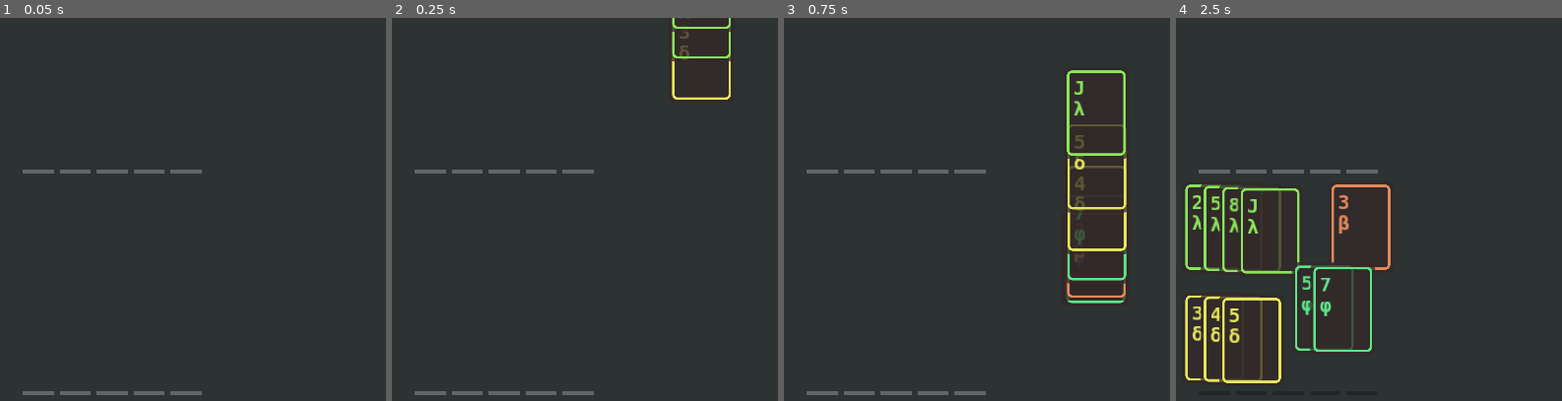
Above: before the commit, frames 1-4 (left to right).
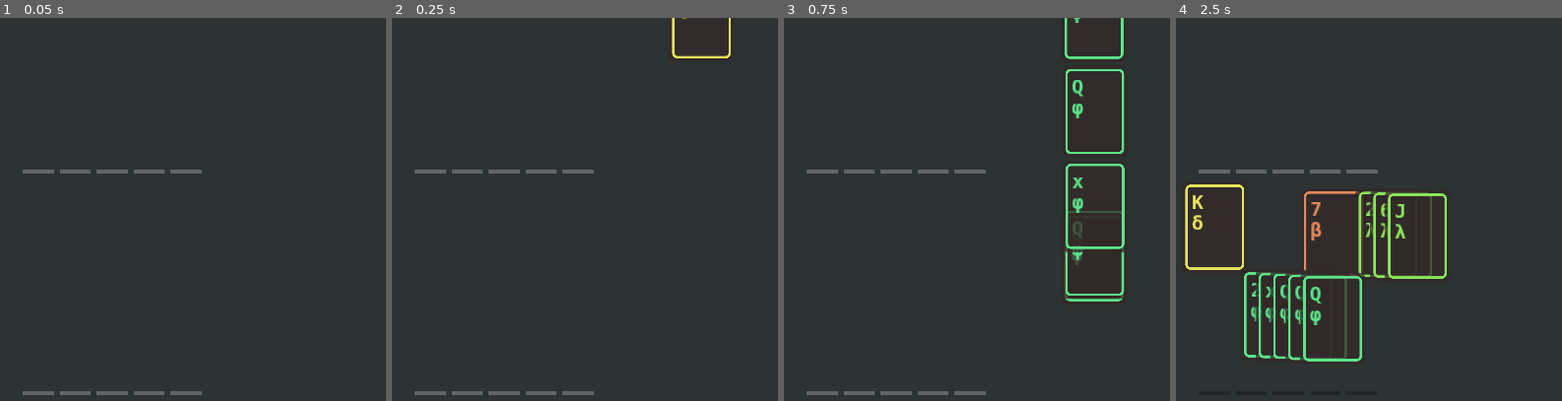
Above: after the commit, the same moments.

Repository: irisxerno/godot-cardinality-9
Game: Godot game, scene res://scene/Main.tscn
Two runs of this game, one before a commit and one after it. Both use one fixed random seed, a clock stepped at 60 frames per second and the inputs below.
Inputs (mouse positions are in pixels of both pictures, inside the frame that each line leads up to):
- Up to frame 1 (0.05 s): no input
- Up to frame 2 (0.25 s): no input
- Up to frame 3 (0.75 s): move the mouse to (outside the picture) at 0.52 s; click (outside the picture) at 0.67 s
- Up to frame 4 (2.5 s): move the mouse to (1233, 228) at 1.27 s; click (1233, 228) at 1.42 s; move the mouse to (1345, 228) at 2.02 s; click (1345, 228) at 2.17 s

Frame 1 is identical in both runs. In frame 2, 0.6% of the frame differs, in the area x 72-88%, y 0-22%; in frame 3, 3.6%; in frame 4, 8.9%, in the area x 2-71%, y 43-96%.

Commit message:
WorldGeneration\n\nnext up, Tabs/World/Background?/Enemies

Diff:
--- a/CardSort.gd
+++ /dev/null
@@ -1,6 +0,0 @@
-extends Node
-
-static func sort_by_value(a, b):
-	if a.value < b.value:
-		return true
-	return false
--- a/project.godot
+++ b/project.godot
@@ -17,7 +17,7 @@
 [autoload]
 
 Window="*res://Window.gd"
-CardSort="*res://CardSort.gd"
+Sort="*res://script/Sort.gd"
 
 [display]
 
--- a/scene/Main.tscn
+++ b/scene/Main.tscn
@@ -6,6 +6,7 @@
 [ext_resource path="res://script/Cards.gd" type="Script" id=4]
 [ext_resource path="res://scene/LevelBar.tscn" type="PackedScene" id=5]
 [ext_resource path="res://scene/Pulltab.tscn" type="PackedScene" id=6]
+[ext_resource path="res://script/WorldGeneration.gd" type="Script" id=7]
 [ext_resource path="res://script/Interface.gd" type="Script" id=8]
 
 [sub_resource type="StyleBoxFlat" id=1]
@@ -25,10 +26,6 @@
 __meta__ = {
 "_edit_lock_": true
 }
-
-[node name="StartGameController" parent="." instance=ExtResource( 3 )]
-visible = true
-quick = true
 
 [node name="Table" type="Node2D" parent="."]
 script = ExtResource( 2 )
@@ -86,10 +83,18 @@
 margin_right = 1831.68
 margin_bottom = 500.0
 
-[connection signal="add_card" from="StartGameController" to="Cards" method="add_card"]
-[connection signal="return_cards" from="StartGameController" to="Table/Deal" method="update_cols"]
+[node name="WorldGeneration" type="Node" parent="."]
+script = ExtResource( 7 )
+
+[node name="GameStartDealer" parent="." instance=ExtResource( 3 )]
+visible = true
+quick = true
+
 [connection signal="request_return_cards" from="Table/Offhand" to="Table/Deal" method="request_take_cards"]
 [connection signal="request_return_cards" from="Table/Deal" to="Table" method="_on_Deal_request_return_cards"]
 [connection signal="request_return_cards" from="Table/Mainhand" to="Table/Deal" method="request_take_cards"]
+[connection signal="return_card_data" from="WorldGeneration" to="GameStartDealer" method="deal_from_data"]
+[connection signal="add_card" from="GameStartDealer" to="Cards" method="add_card"]
+[connection signal="return_cards" from="GameStartDealer" to="Table/Deal" method="update_cols"]
 
 [editable path="Tabs/World"]
--- a/script/ColumnController.gd
+++ b/script/ColumnController.gd
@@ -16,7 +16,7 @@
 
 func add_cards(cs):
 	cards = cs
-	cards.sort_custom(CardSort, "sort_by_value")
+	cards.sort_custom(Sort, "by_value")
 	update()
 
 func update():
--- a/script/RowController.gd
+++ b/script/RowController.gd
@@ -32,11 +32,7 @@
 	cards.append_array(new_cards)
 	count = len(cards)
 
-	var by_suits = {}
-	for c in cards:
-		if not c.suit in by_suits:
-			by_suits[c.suit] = []
-		by_suits[c.suit].append(c)
+	var by_suits = Sort.to_suits(cards)
 
 	var cursor = Vector2(0,0)
 	var colc = 0
--- /dev/null
+++ b/script/Sort.gd
@@ -0,0 +1,14 @@
+extends Node
+
+static func by_value(a, b):
+	if a.value < b.value:
+		return true
+	return false
+
+static func to_suits(things):
+	var by_suits = {}
+	for c in things:
+		if not c.suit in by_suits:
+			by_suits[c.suit] = []
+		by_suits[c.suit].append(c)
+	return by_suits
--- a/script/StartGameController.gd
+++ b/script/StartGameController.gd
@@ -11,25 +11,17 @@
 export var step = Vector2(1,1)
 export var quick = false
 
-func _ready():
-	if quick:
-		$DealAnimTimer.wait_time /= 2
-		$DispAnimTimer.wait_time /= 2
-
-	var scene = load("res://scene/Card.tscn")
-	randomize()
-	for i in range(deal_count):
+func deal_from_data(card_data):
+	var scene = preload("res://scene/Card.tscn")
+	for d in card_data:
 		var inst = scene.instance()
-		inst.position = position
-		inst.value = randi() % 12 + 2
-		inst.suit = randi() % deal_suits + 1
+		inst.value = d["value"]
+		inst.suit = d["suit"]
+		inst.position = self.position
 		inst.face_up = true
 		cards.append(inst)
 		emit_signal("add_card", inst)
 	$DealAnimTimer.start()
-
-#func _process(delta):
-#	pass
 
 func _on_DealAnimTimer_timeout():
 	cards[anim_count].move_to(position+$MoveTo.position+step*anim_count)
--- /dev/null
+++ b/script/WorldGeneration.gd
@@ -0,0 +1,81 @@
+extends Node
+
+signal return_card_data
+signal return_world_data
+
+var rng = RandomNumberGenerator.new()
+
+var world_row_len = 5
+var iq_chance = 1/4
+
+func _rand_roll(c, n):
+	var s = []
+	for i in range(c):
+		s.append(rng.randi_range(2, 13))
+	s.sort()
+	return s[n]
+
+func _rand_tile_num(w, h):
+	var ii = 0
+	ii += _rand_roll(5 + w, h + w)
+	for i in range(w):
+		ii += _rand_roll(5, h)
+	return ii
+
+func _rand_armories(w, h):
+	var armories = {}
+	var max_armory = w
+	for i in range(w*world_row_len+h):
+		var avalue = rng.randi_range(2, 13)
+		var asuit = rng.randi_range(1, 4 + w)
+		if not asuit in armories:
+			armories[asuit] = []
+		if len(armories[asuit]) < max_armory:
+			armories[asuit].append({
+				"value": avalue,
+				"suit": asuit
+			})
+
+func _rand_tile(w, h):
+	var num = _rand_tile_num(w, h)
+	var cards = []
+	var suit = rng.randi_range(1, 4 + w)
+	for i in range(num):
+		var value = rng.randi_range(2, 13)
+		if rng.randf() > iq_chance:
+			suit = rng.randi_range(1, 4 + w)
+		cards.append({
+			"value": value,
+			"suit": suit
+		})
+	return {
+		"cards": cards,
+		"armories": _rand_armories(w, h)
+	}
+
+func new_game():
+	randomize()
+	rng.seed = randi()
+
+	var cards = []
+	for i in range(10):
+		cards.append({
+			"value": rng.randi_range(2,13),
+			"suit": rng.randi_range(1,4)
+		})
+	emit_signal("return_card_data", cards)
+
+	emit_signal("return_world_data", new_world(0))
+
+func new_world(w):
+	var tiles = []
+	var r = world_row_len
+	var h = 0
+	while r > 0:
+		for i in range(r):
+			tiles.append(_rand_tile(w, h))
+		r -= 1
+		h += 1
+
+func _ready():
+	new_game()
Not shown: 1 places in scene/Main.tscn that only renumber resources
